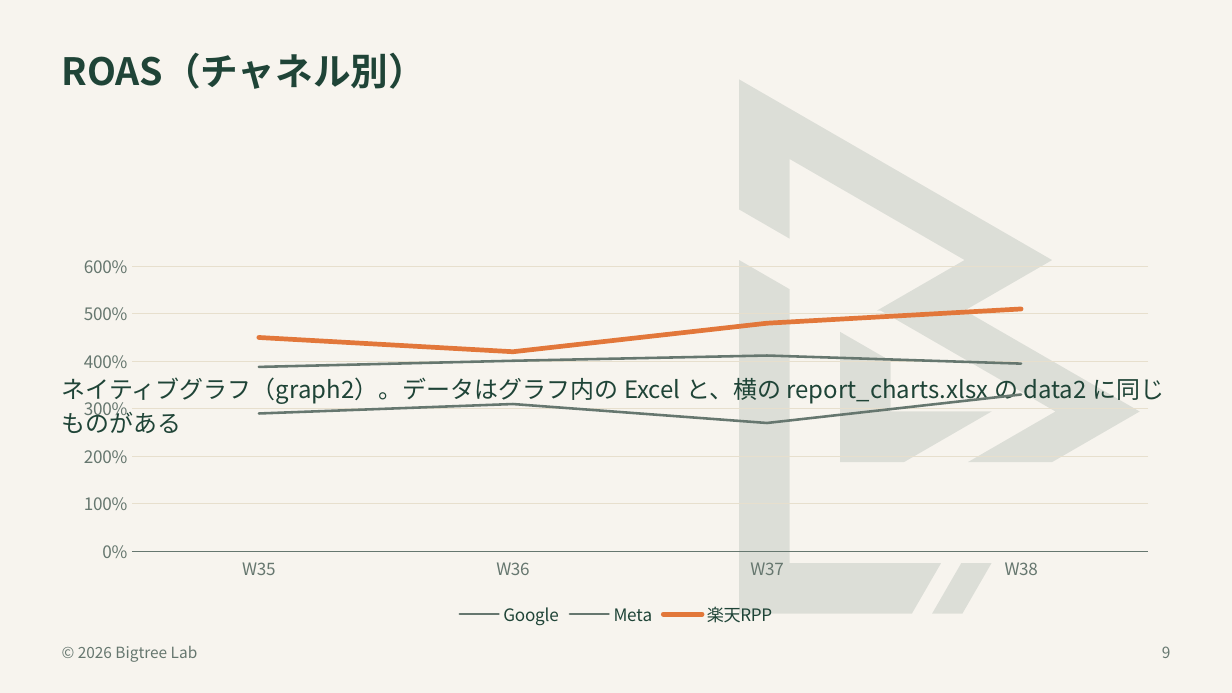
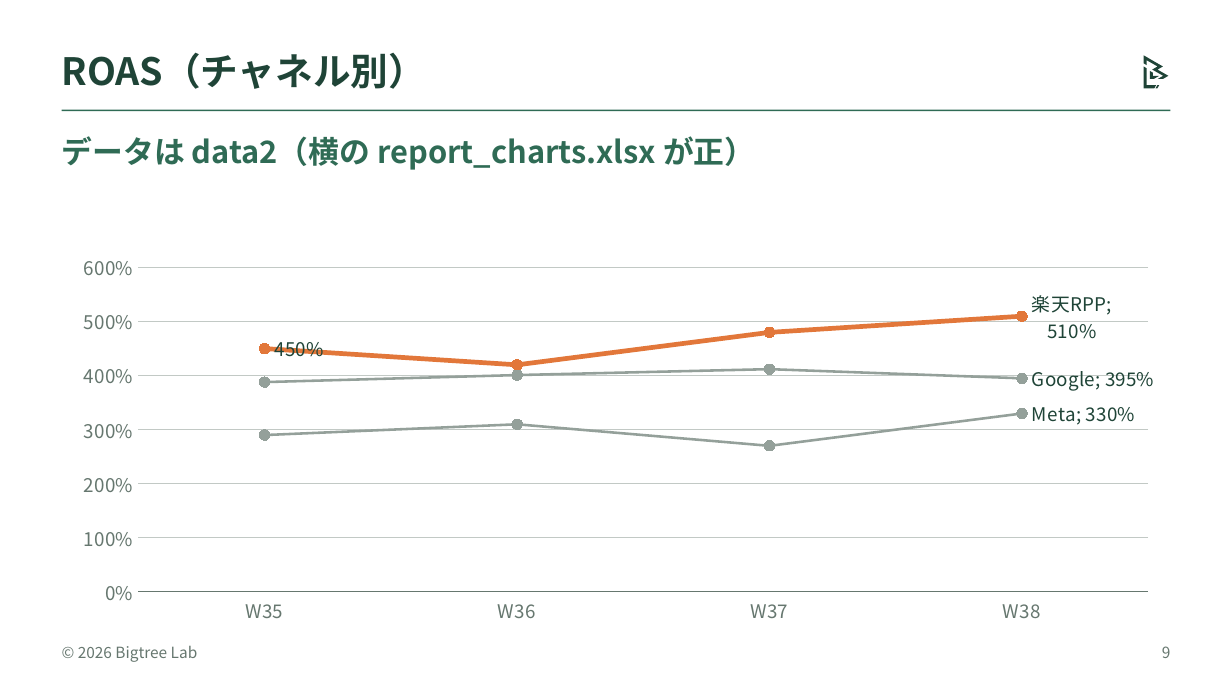
Before and after one commit to bigtree1984/office_3_apps_with_claude, a slide deck: slide 9 of bigtree/samples/bigtree_lab_charts.pptx. Drawn at 1232x693 pixels with LibreOffice and Linux fonts; fonts in the diff are those of the drawing. Boxes give left, top, right and bottom in pixels: in the first picture for what was removed or moved away, otherwise in the second. Text is boxed around its words. In the diff, an @@ line names an element or a change of style, - is before the commit and + after.

```diff
--- a/bigtree/samples/bigtree_lab_charts.pptx
+++ b/bigtree/samples/bigtree_lab_charts.pptx
@@ background #F7F4EE to #FFFFFF @@
@@ freeform shape added at box(1143, 54, 1169, 89), fill #1F4437 @@
@@ freeform shape removed at box(729, 69, 1151, 623) @@
@@ rectangle added at box(62, 110, 1170, 111), fill #2F6B55 @@
@@ text at box(62, 136, 755, 170): text changed; size 14 to 18 pt; text colour #1F4437 to #2F6B55; bold on @@
-ネイティブグラフ（graph2）。データはグラフ内の Excel と、横の report_charts.xlsx の data2 に同じものがある
+データは data2（横の report_charts.xlsx が正）
@@ line chart at box(62, 246, 1170, 631) @@
-Google: 3.9, 4, 4.1, 4
+Google: 3.88, 4.01, 4.12, 3.95
@@ colour of Google #66776F to #94A09A @@
@@ data labels of Google added @@
@@ colour of Meta #66776F to #94A09A @@
@@ data labels of Meta added @@
@@ data labels of 楽天RPP added @@
@@ legend changed @@
@@ category axis changed @@
@@ value axis changed @@
@@ lettering changed @@
```
Also in this commit, not shown: 2 other slides changed, 5 slides added, 13 other files.
